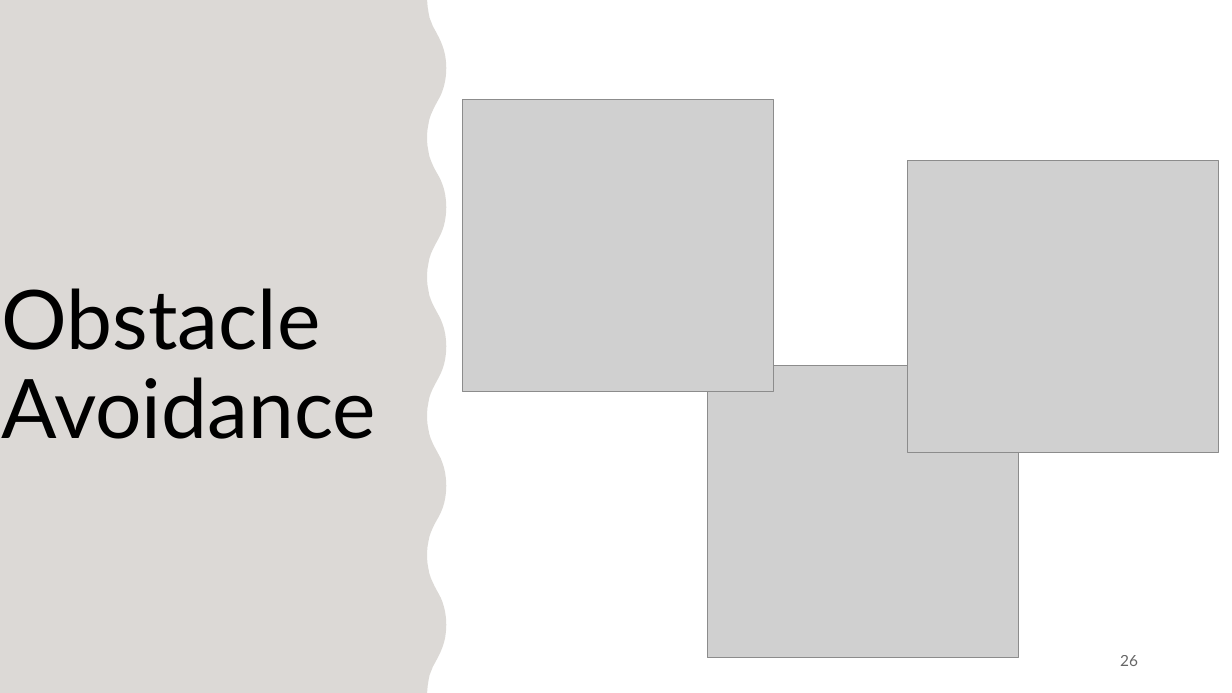
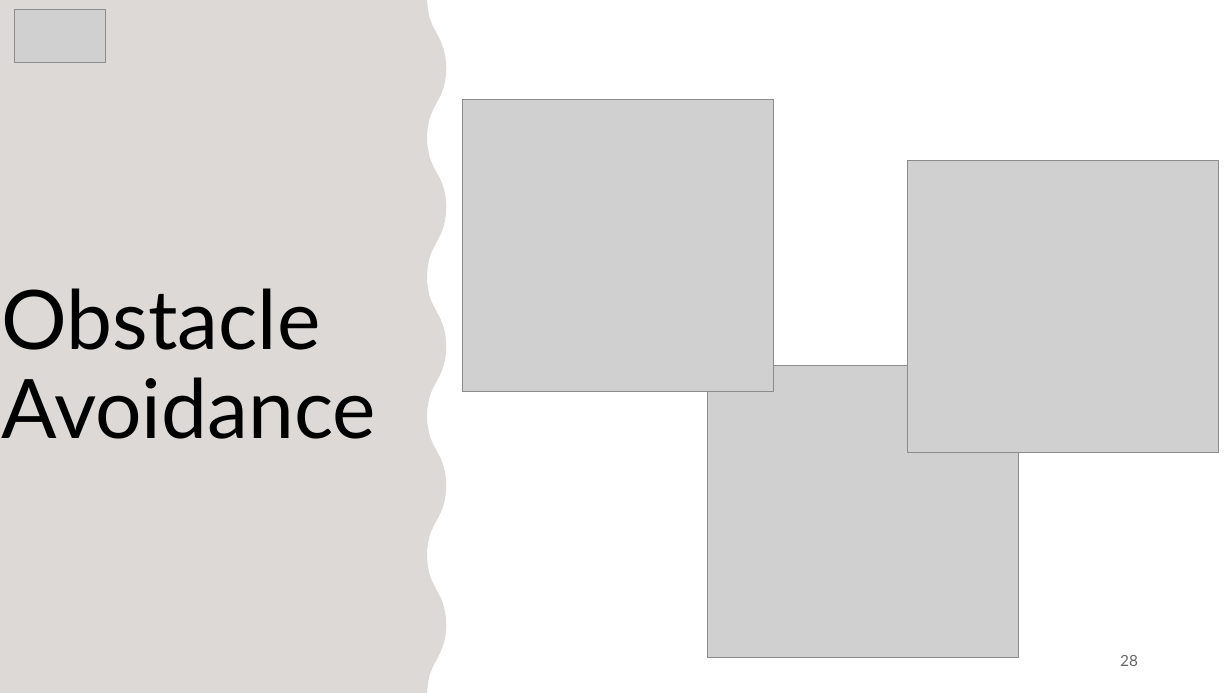
Before and after one commit to JasmeetMatta/Precision-Farming-Bot, a slide deck: slide 28 of Presentation/Precision Farming Using Autonomous Vehicle.pptx (slide 26 before the commit). Drawn at 1232x693 pixels with LibreOffice and Linux fonts; fonts in the diff are those of the drawing; grey boxes stand for pictures. Boxes give left, top, right and bottom in pixels: in the first picture for what was removed or moved away, otherwise in the second. Text is boxed around its words. In the diff, an @@ line names an element or a change of style, - is before the commit and + after.

```diff
--- a/Presentation/Precision Farming Using Autonomous Vehicle.pptx
+++ b/Presentation/Precision Farming Using Autonomous Vehicle.pptx
@@ picture added at [14, 9, 105, 62] @@
@@ page number at [1120, 655, 1138, 666]: text changed @@
-26
+28
```
Also in this commit, not shown: 7 other slides changed.
